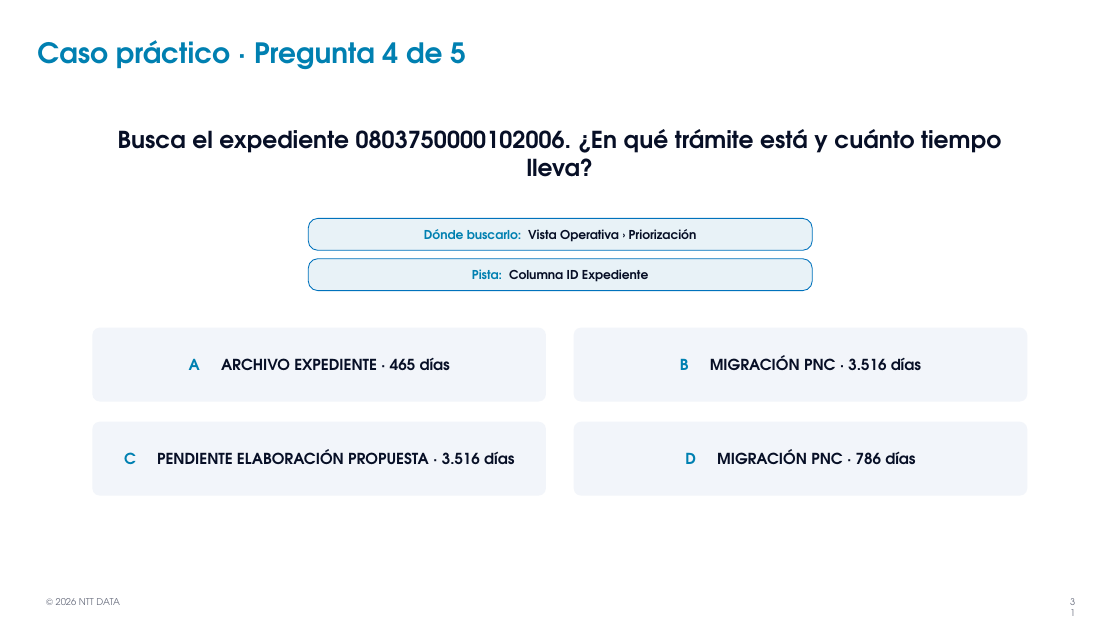
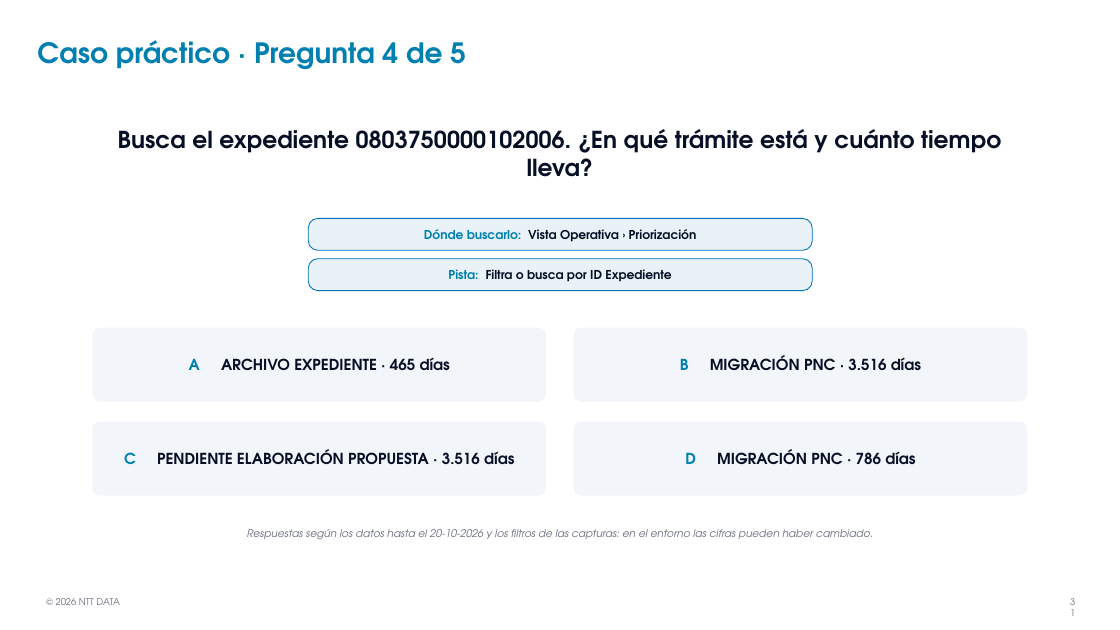
Before and after one commit to AnthonyXerri/Pruebas, a slide deck: slide 31 of mockups/Formacion_Celonis_PnC.pptx. Drawn at 1120x630 pixels with LibreOffice and Linux fonts; fonts in the diff are those of the drawing; background and template pictures are left out. Boxes give left, top, right and bottom in pixels: in the first picture for what was removed or moved away, otherwise in the second. Text is boxed around its words. In the diff, an @@ line names an element or a change of style, - is before the commit and + after.

```diff
--- a/mockups/Formacion_Celonis_PnC.pptx
+++ b/mockups/Formacion_Celonis_PnC.pptx
@@ text in rounded rectangle at [448,269,671,282]: text changed @@
-Pista: Columna ID Expediente
+Pista: Filtra o busca por ID Expediente
@@ text added at [247,529,873,539], 9 pt, text #6B7080, italic @@
+Respuestas según los datos hasta el 20-10-2026 y los filtros de las capturas: en el entorno las cifras pueden haber cambiado.
```
Also in this commit, not shown: 22 other slides changed.
